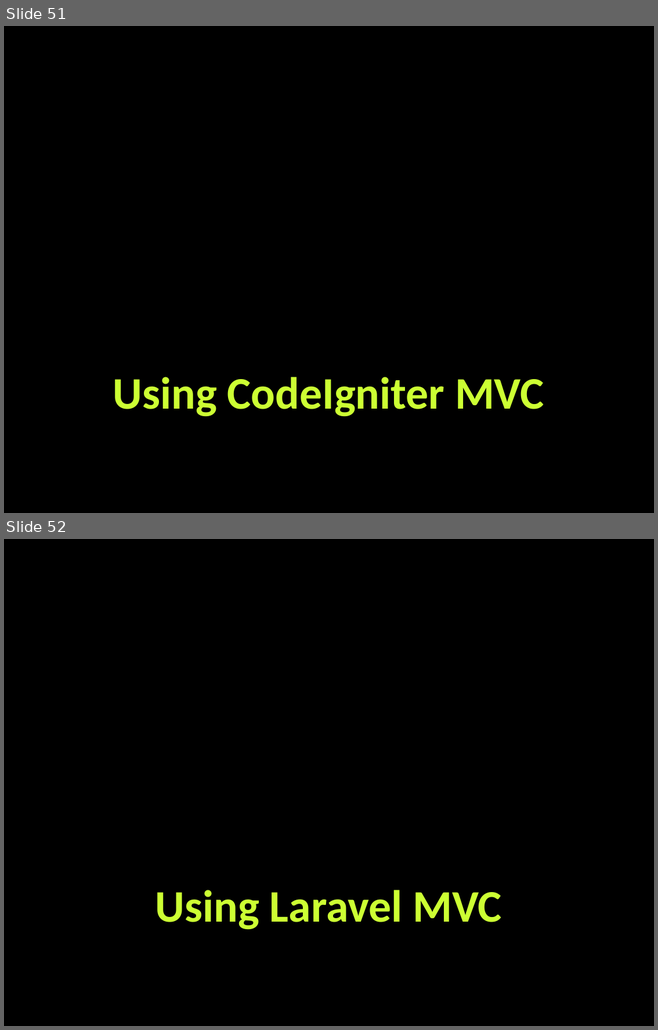
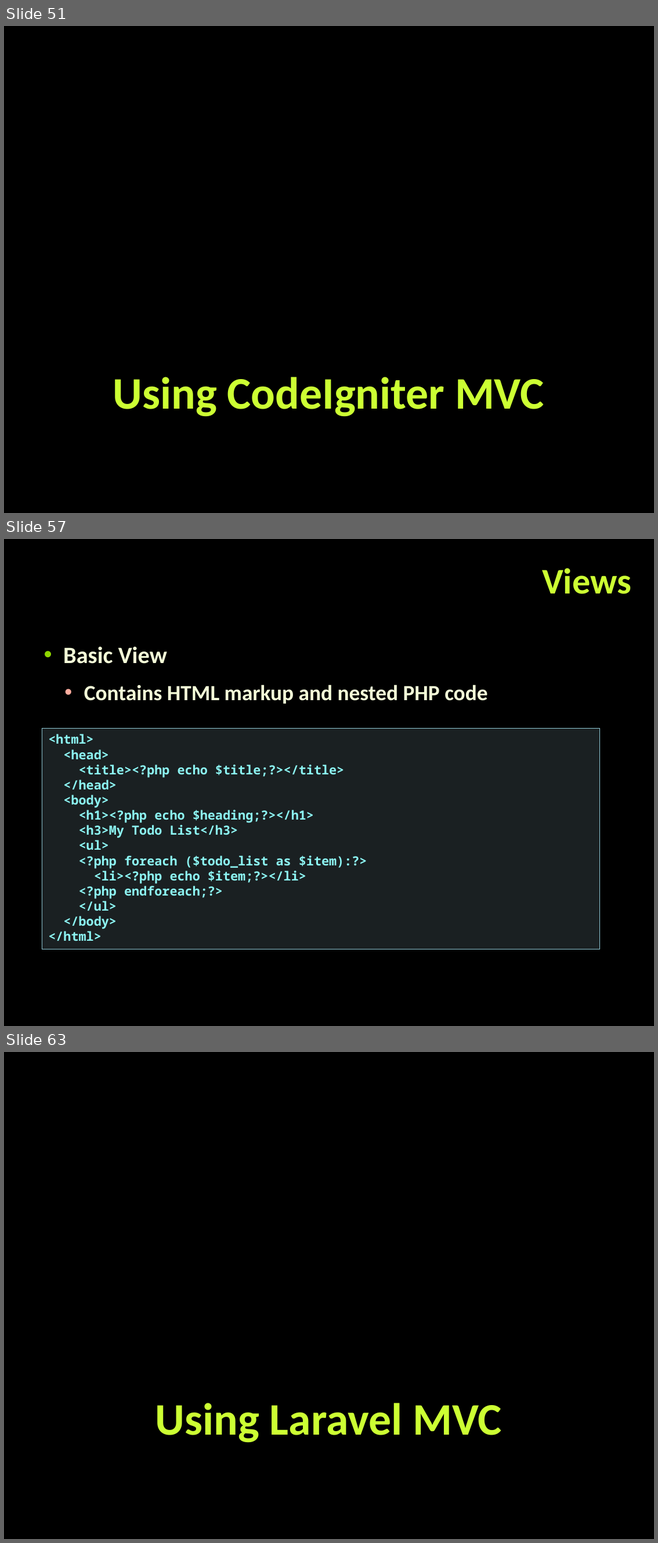
Before and after one commit to tanzhur/PHP_MVC-seminar, a slide deck: PHP_MVC.pptx. Shown one above the other, each under a label of ours: slides 51 and 52 before the commit, slides 51, 57 and 63 after it; the slides between them are not shown. The pictures are 658x1030 and 658x1543 pixels, drawn with LibreOffice and Linux fonts; fonts in the diff are those of the drawing; background and template pictures are left out. Boxes give left, top, right and bottom in pixels: in the first picture for what was removed or moved away, otherwise in the second. Text is boxed around its words. In the diff, an @@ line names an element or a change of style, - is before the commit and + after.

```diff
--- a/PHP_MVC.pptx
+++ b/PHP_MVC.pptx
@@ slide 57 added at box(4, 539, 654, 1026), background picture (left out) @@
@@ title added at box(542, 568, 631, 594), 40 pt, text #CCFF33, bold @@
+Views
@@ text added at box(63, 646, 487, 704), 24 pt, text #F4FCD8, bold @@
+  • Basic View
+    • Contains HTML markup and nested PHP code
@@ rectangle added at box(42, 729, 599, 950), fill #B5DBE5 at 15% opacity, outline #90CAD7 1 pt, 14 pt, text #8CF4F2, bold @@
+<html>
+<head>
+<title><?php echo $title;?></title>
+</head>
+<body>
+<h1><?php echo $heading;?></h1>
+<h3>My Todo List</h3>
+<ul>
+<?php foreach ($todo_list as $item):?>
+<li><?php echo $item;?></li>
+<?php endforeach;?>
+</ul>
+</body>
+</html>
@@ what was slide 52 is now slide 63 @@
```
Also in this commit, not shown: 1 slide changed, 10 other slides added.
